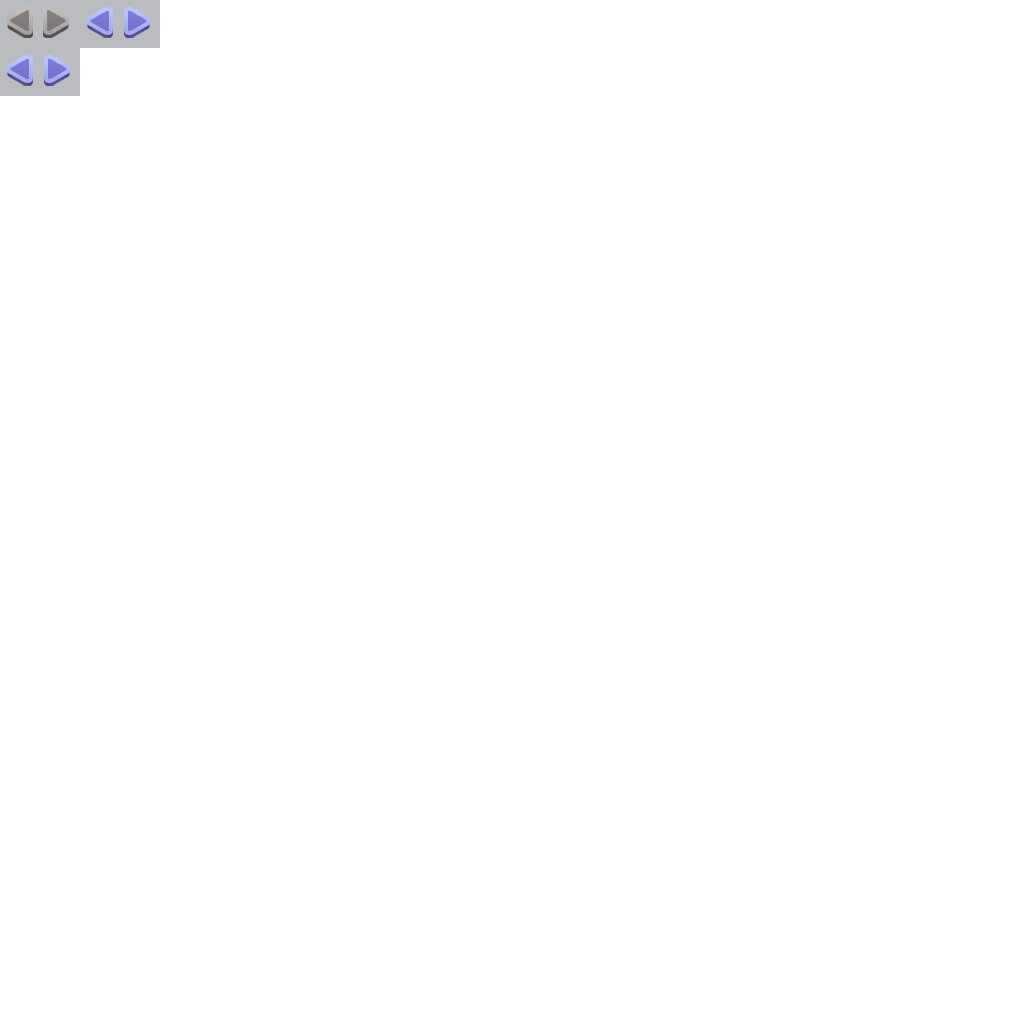
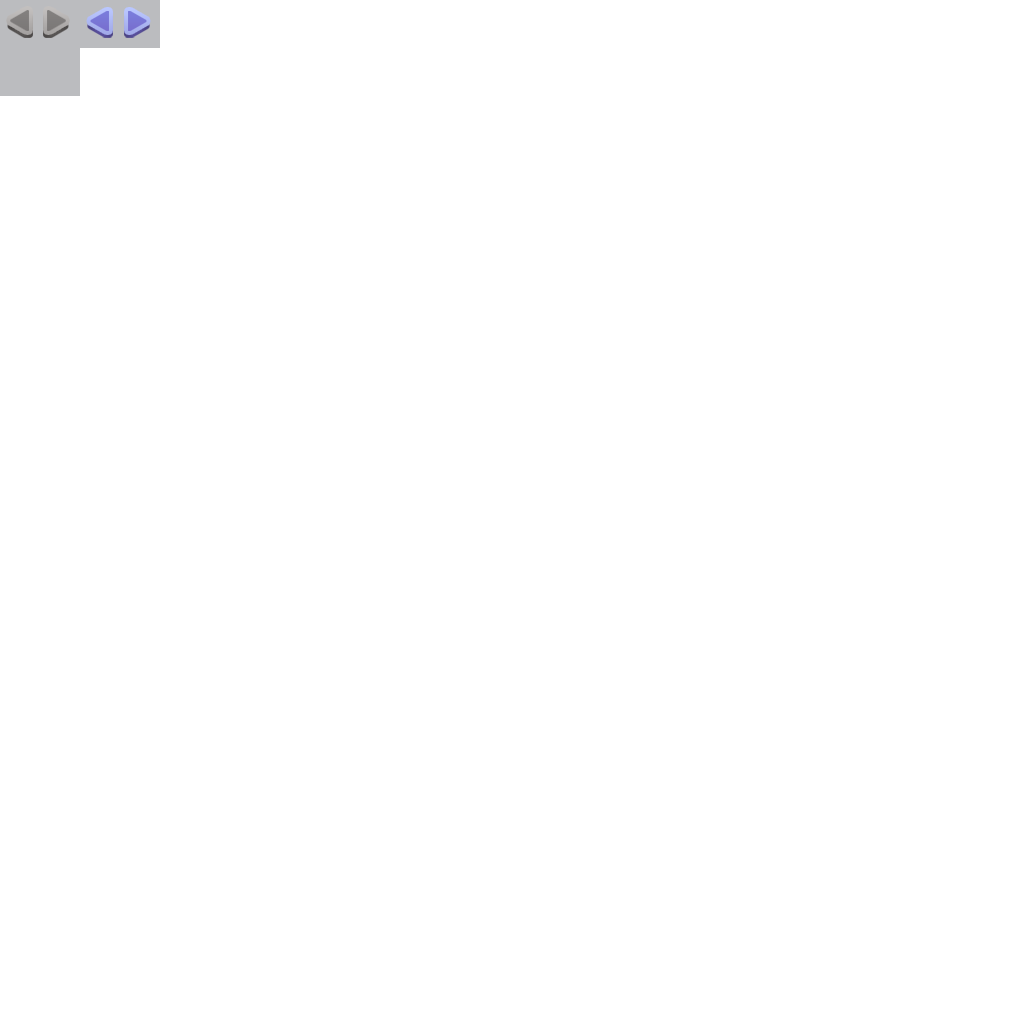
Before/after of a 1024 × 1024 layered artwork. What changed in the layer stack:
hid "渐变填充 1 拷贝 3" (3rd of 6) over [48, 59, 67, 79]
hid "图层 6" over [44, 62, 70, 86]
hid "渐变填充 1 拷贝 3" (4th of 6) over [10, 59, 29, 79]
hid "图层 5" over [7, 62, 33, 86]
moved "矩形 1" (1st of 3) above "矩形 1" over [6, 55, 71, 86]
